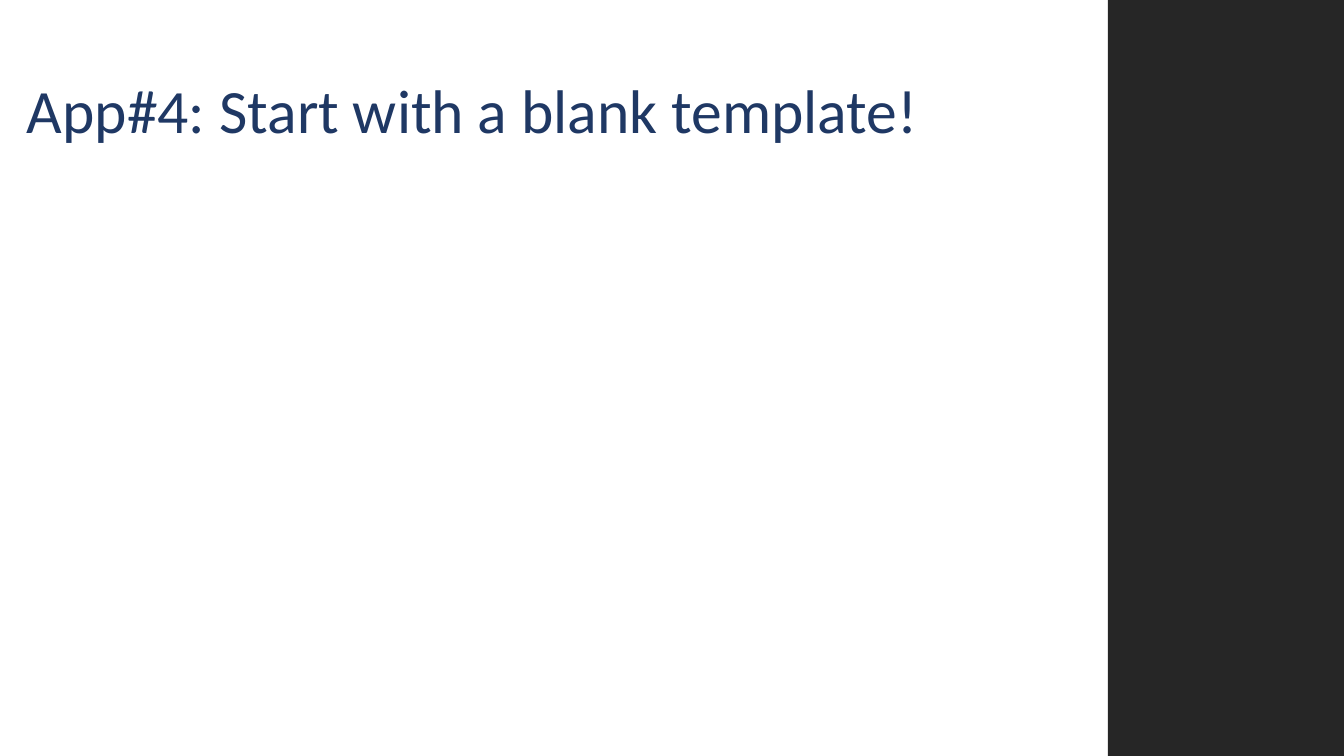
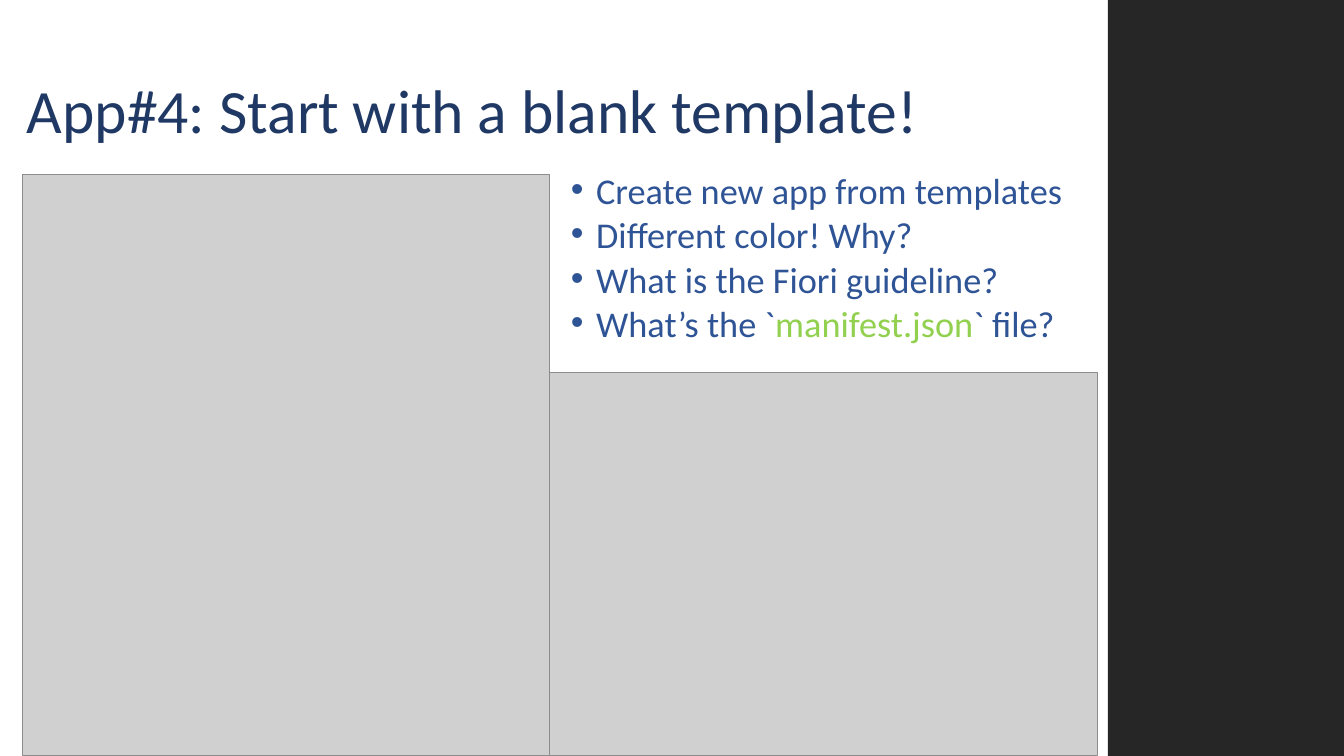
Before and after one commit to MJZSoft/OpenUI5Tutorial, a slide deck: slide 5 of Presentations/UI5_002.pptx. Drawn at 1344x756 pixels with LibreOffice and Linux fonts; fonts in the diff are those of the drawing; grey boxes stand for pictures; background and template pictures are left out. Boxes give left, top, right and bottom in pixels: in the first picture for what was removed or moved away, otherwise in the second. Text is boxed around its words. In the diff, an @@ line names an element or a change of style, - is before the commit and + after.

```diff
--- a/Presentations/UI5_002.pptx
+++ b/Presentations/UI5_002.pptx
@@ picture added at [22, 174, 551, 756] @@
@@ text added at [596, 179, 1062, 343], 25.9 pt, text #2F5496 @@
+• Create new app from templates
+• Different color! Why?
+• What is the Fiori guideline?
+• What’s the `manifest.json` file?
@@ picture added at [551, 372, 1098, 755] @@
```
Also in this commit, not shown: 1 other slide changed, 32 other files.
